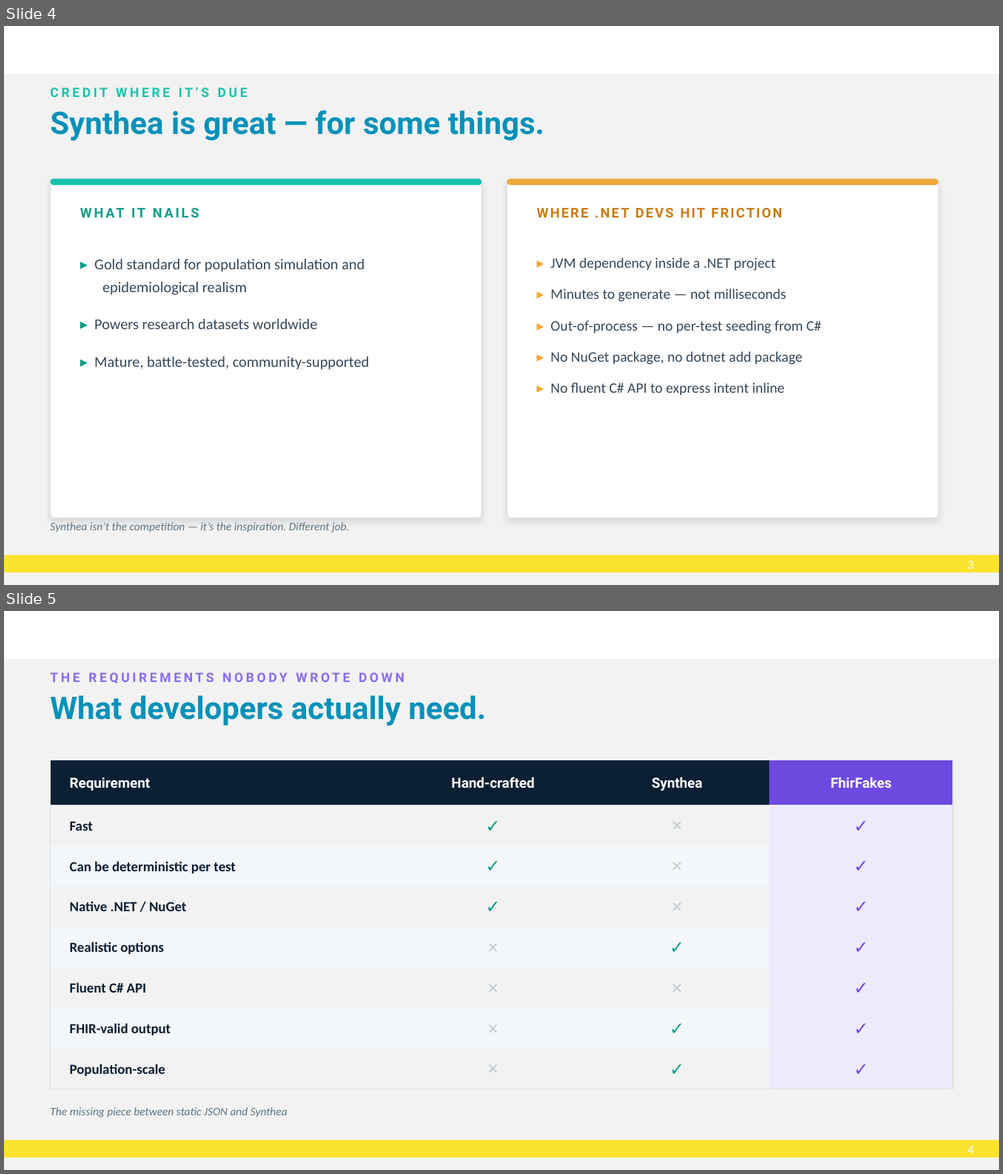
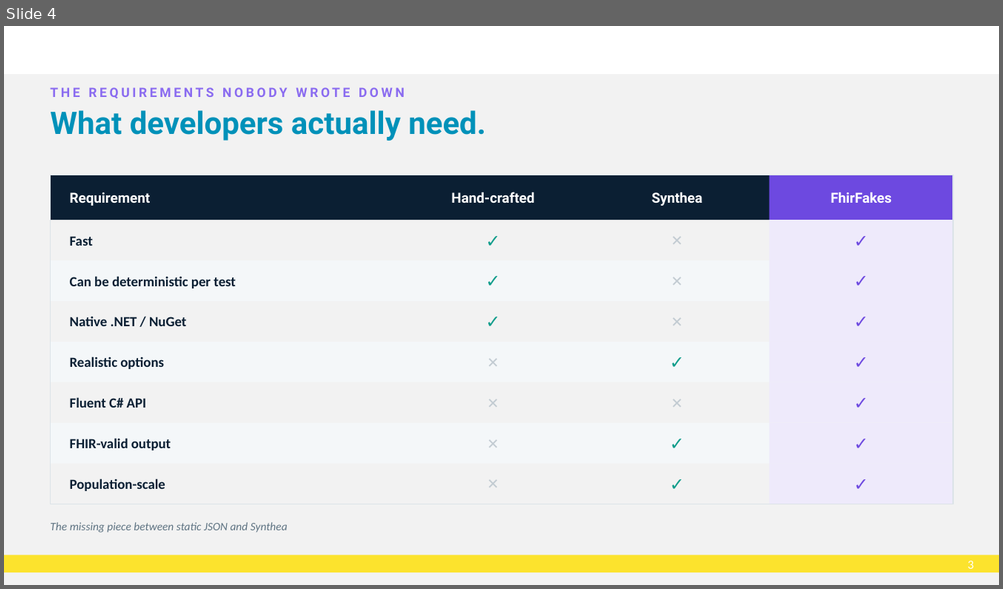
Before and after one commit to brendankowitz/FHIRDevDays2026, a slide deck: talks/talk2-fhir-fakes/DD26_CT_260617_Brendan-Kowitz_FhirFakes-dotNET.pptx. Shown one above the other, each under a label of ours: slides 4 and 5 before the commit, slide 4 after it. The pictures are 1003x1174 and 1003x589 pixels, drawn with LibreOffice and Linux fonts; fonts in the diff are those of the drawing; background and template pictures are left out. Boxes give left, top, right and bottom in pixels: in the first picture for what was removed or moved away, otherwise in the second. Text is boxed around its words. In the diff, an @@ line names an element or a change of style, - is before the commit and + after.

```diff
--- a/talks/talk2-fhir-fakes/DD26_CT_260617_Brendan-Kowitz_FhirFakes-dotNET.pptx
+++ b/talks/talk2-fhir-fakes/DD26_CT_260617_Brendan-Kowitz_FhirFakes-dotNET.pptx
@@ slide 4 removed at <box>4,26,999,585</box>, background #FFFFFF; not listed: 4 template elements that a slide beside it also shows @@
@@ text removed at <box>50,87,247,97</box> @@
-CREDIT WHERE IT’S DUE
@@ text removed at <box>50,110,544,141</box> @@
-Synthea is great — for some things.
@@ rounded rectangle removed at <box>51,179,481,518</box> @@
@@ rounded rectangle removed at <box>51,179,481,186</box> @@
@@ rounded rectangle removed at <box>507,179,938,518</box> @@
@@ rounded rectangle removed at <box>507,179,938,186</box> @@
@@ text removed at <box>80,204,452,241</box> @@
-WHAT IT NAILS
@@ text removed at <box>537,208,782,218</box> @@
-WHERE .NET DEVS HIT FRICTION
@@ text removed at <box>94,259,370,370</box> @@
-▸ Gold standard for population simulation and epidemiological realism
-▸ Powers research datasets worldwide
-▸ Mature, battle-tested, community-supported
@@ text removed at <box>550,258,821,395</box> @@
-▸ JVM dependency inside a .NET project
-▸ Minutes to generate — not milliseconds
-▸ Out-of-process — no per-test seeding from C#
-▸ No NuGet package, no dotnet add package
-▸ No fluent C# API to express intent inline
@@ text removed at <box>50,523,349,533</box> @@
-Synthea isn’t the competition — it’s the inspiration. Different job.
@@ what was slide 5 is now slide 4 @@
@@ page number at <box>967,561,973,569</box>: text changed @@
-4
+3
```
Also in this commit, not shown: 5 slides changed, 1 other slide removed, 1 other file.
